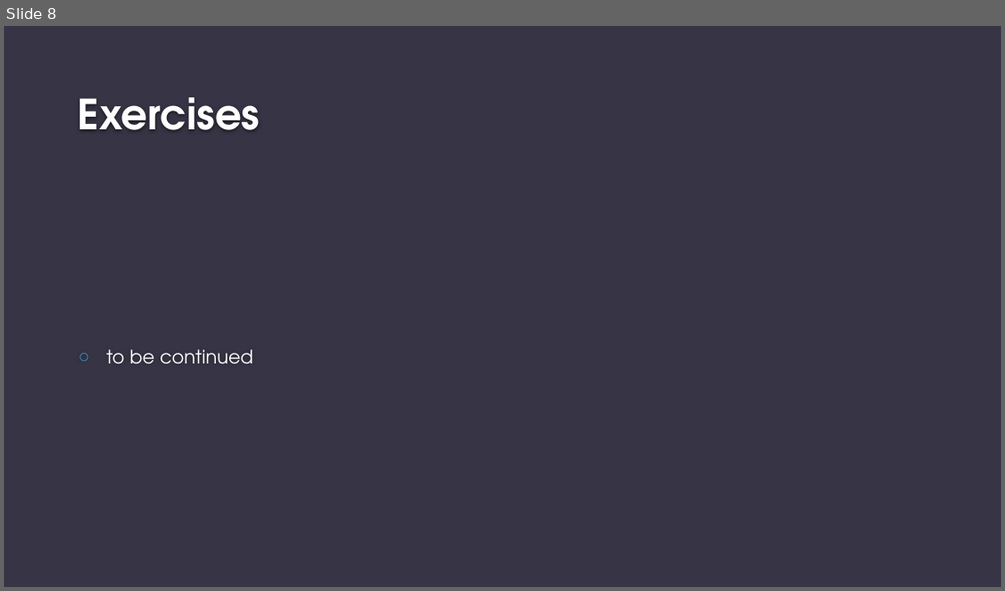
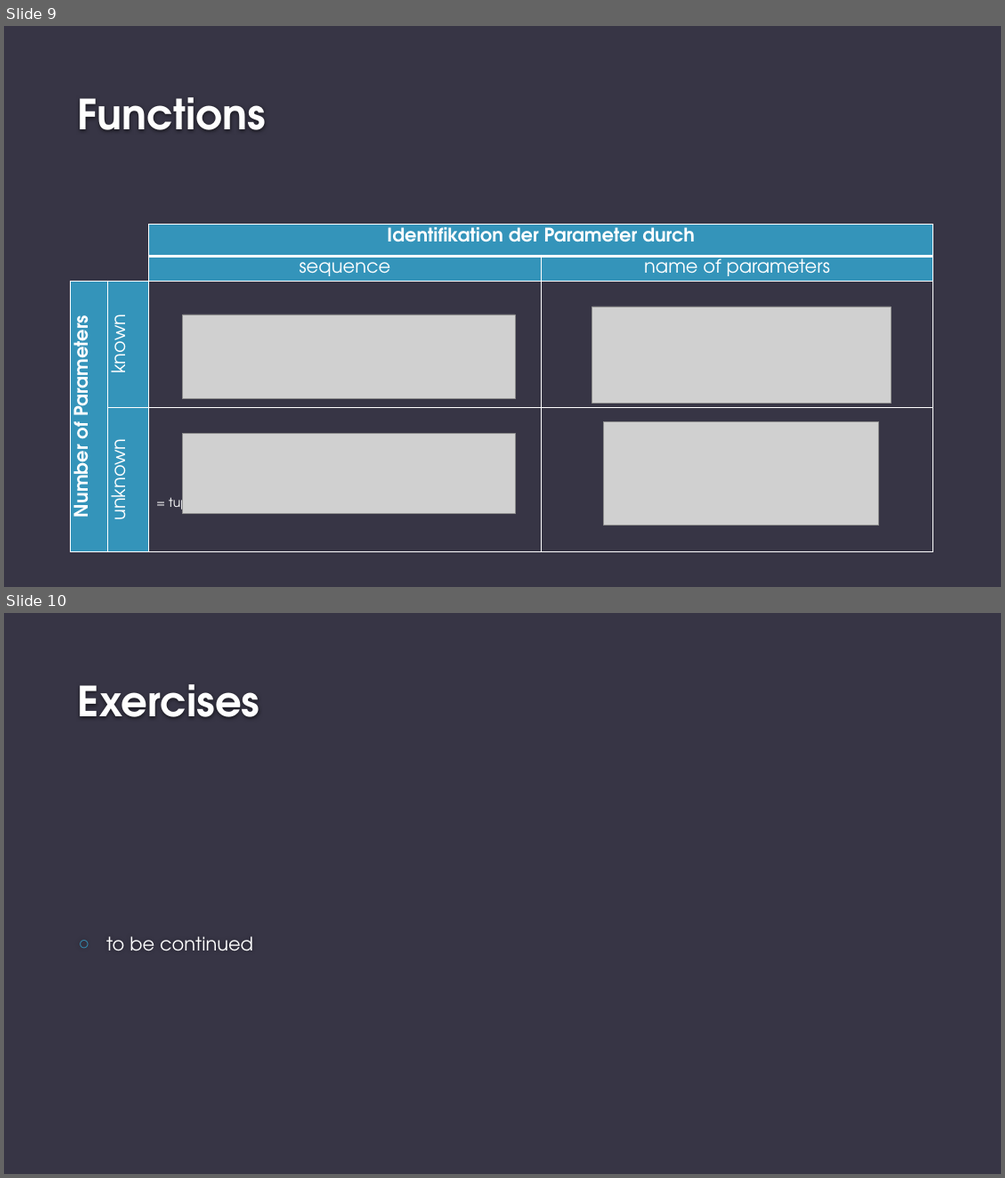
Before and after one commit to eliaruehle/py_course, a slide deck: open_repo/unit3_statements.pptx. Shown one above the other, each under a label of ours: slide 8 before the commit, slides 9 and 10 after it. The pictures are 1005x591 and 1005x1178 pixels, drawn with LibreOffice and Linux fonts; fonts in the diff are those of the drawing; grey boxes stand for pictures; background and template pictures are left out. Boxes give left, top, right and bottom in pixels: in the first picture for what was removed or moved away, otherwise in the second. Text is boxed around its words. In the diff, an @@ line names an element or a change of style, - is before the commit and + after.

```diff
--- a/open_repo/unit3_statements.pptx
+++ b/open_repo/unit3_statements.pptx
@@ slide 9 added at [4,26,1001,587], background #373545 @@
@@ title added at [78,97,266,130], 40 pt, text #FEFEFE, bold @@
+Functions
@@ table added at [71,224,933,557], 4 rows, 4 columns @@
+ |  | Identifikation der Parameter durch | 
+ |  | sequence | name of parameters
+Number of Parameters | known |  | 
+ | unknown | = tuple of parameters | =dictionary of parameters
@@ picture added at [183,314,516,398] @@
@@ picture added at [591,306,890,402] @@
@@ picture added at [604,421,879,524] @@
@@ picture added at [183,434,516,514] @@
@@ what was slide 8 is now slide 10 @@
```
Also in this commit, not shown: 1 slide changed, 1 other slide added, 4 other files.
